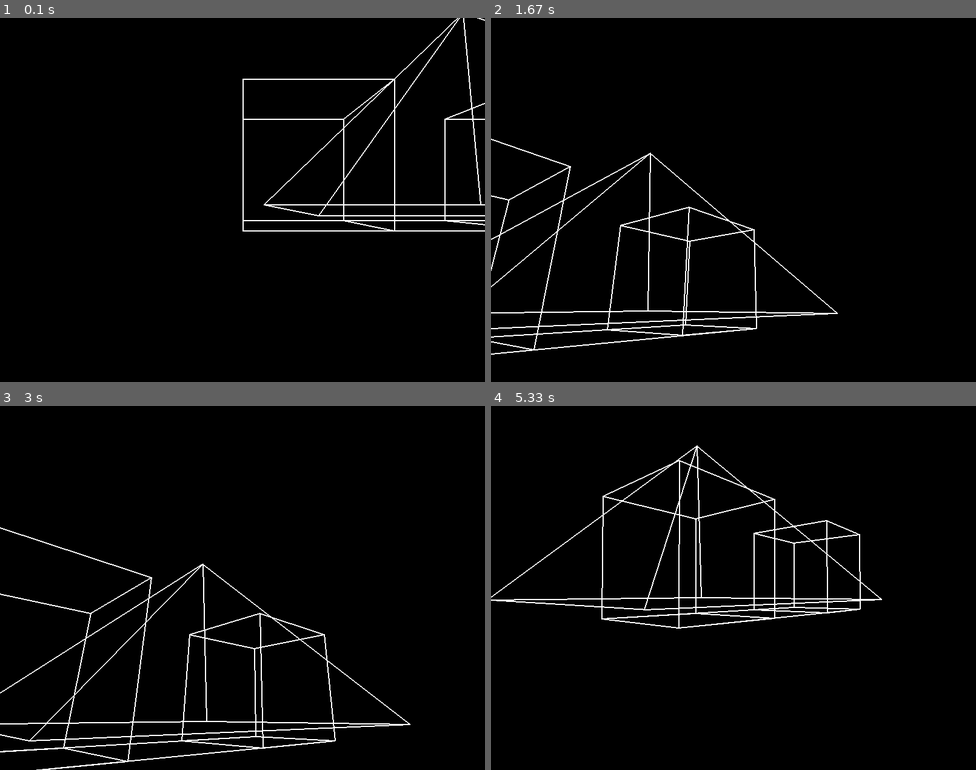
Above: before the commit, frames 1-4 (two rows, left to right).
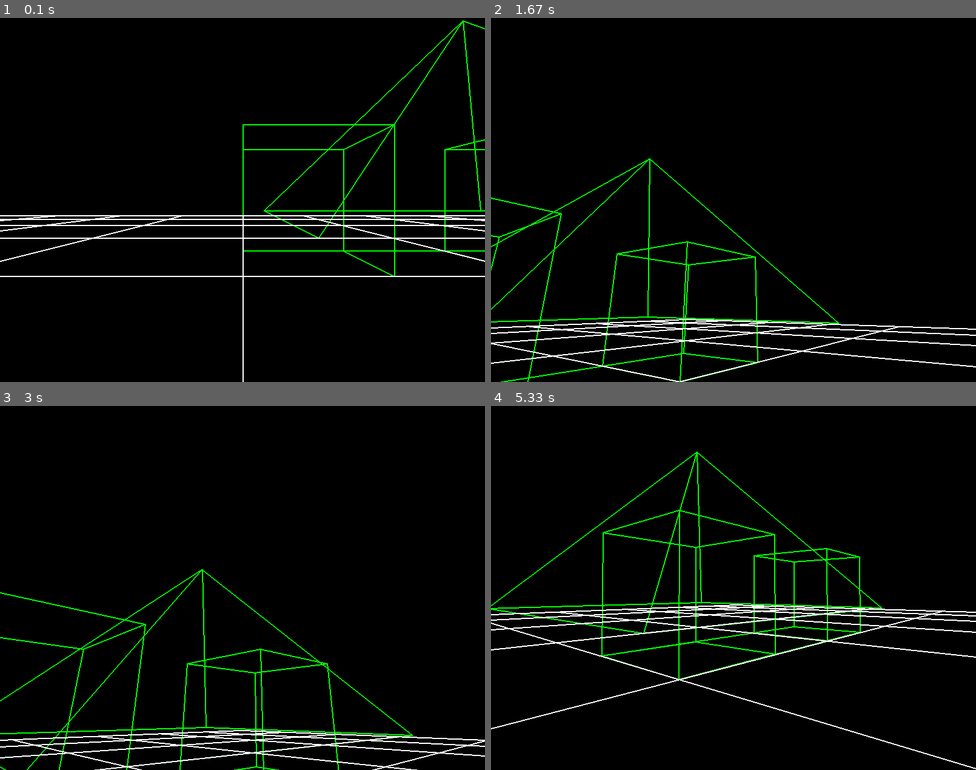
Above: after the commit, the same moments.

Repository: Anthony-Gambale/Pygame-3D
Game: pygame game, started from exmaple.py
Same seed, same stepped clock (60 frames per second), same inputs: the game is played once before the commit and once after it.
Inputs:
- Up to frame 1 (0.1 s): no input
- Up to frame 2 (1.67 s): hold Right 0.33-0.8 s; tap Shift at 0.83 s; tap S at 1.17 s; hold Up from 1.5 s (still down); hold W from 1.5 s (still down)
- Up to frame 3 (3 s): release Up at 1.8 s; release W at 1.8 s; hold Right 1.83-2.3 s; hold D 1.83-2.3 s; hold Left 2.33-2.87 s; hold A 2.33-2.87 s; hold Down from 2.9 s (still down); hold S from 2.9 s (still down)
- Up to frame 4 (5.33 s): release Down at 3.2 s; release S at 3.2 s; hold Left 3.23-3.63 s; hold A 3.23-3.63 s; hold Up 3.67-4.03 s; hold W 3.67-4.03 s; hold Right 4.07-4.7 s; hold D 4.07-4.7 s; hold Down 4.73-5.1 s; hold S 4.73-5.1 s; hold Left from 5.13 s (still down); hold A from 5.13 s (still down)

The runs differ from the first frame. In frame 1, 4.6% of the frame differs, in the area x 0-100%, y 0-100%; in frame 2, 4.9%; in frame 3, 5.2%; in frame 4, 6.0%, in the area x 0-100%, y 10-100%.

Commit message:
now has perfect drawing of partially obscured objects

Diff:
--- a/example_models/axes.txt
+++ /dev/null
@@ -1,7 +0,0 @@
-// lines for the axes
-// x axis
--1000,0,0,1000,0,0
-// y axis
-0,-1000,0,0,1000,0
-// z axis
-0,0,-1000,0,0,1000
--- /dev/null
+++ b/example_models/floor.txt
@@ -0,0 +1,27 @@
+// lines for the axes
+// first line for colour
+// x axis
+-1000,0,0,1000,0,0
+-1000,0,-200,1000,0,-200
+-1000,0,-400,1000,0,-400
+-1000,0,-600,1000,0,-600
+-1000,0,-800,1000,0,-800
+-1000,0,-1000,1000,0,-1000
+-1000,0,0,1000,0,0
+-1000,0,200,1000,0,200
+-1000,0,400,1000,0,400
+-1000,0,600,1000,0,600
+-1000,0,800,1000,0,800
+-1000,0,1000,1000,0,1000
+// z axis
+-200,0,-1000,-200,0,1000
+-400,0,-1000,-400,0,1000
+-600,0,-1000,-600,0,1000
+-800,0,-1000,-800,0,1000
+-1000,0,-1000,-1000,0,1000
+0,0,-1000,0,0,1000
+200,0,-1000,200,0,1000
+400,0,-1000,400,0,1000
+600,0,-1000,600,0,1000
+800,0,-1000,800,0,1000
+1000,0,-1000,1000,0,1000
--- a/exmaple.py
+++ b/exmaple.py
@@ -12,7 +12,9 @@
 plane_model = pygame3D.read_model(model_location + "plane_model.txt")
 pyramid_model = pygame3D.read_model(model_location + "big_pyramid.txt")
 line_model = pygame3D.read_model(model_location + "line.txt")
-axes_model = pygame3D.read_model(model_location + "axes.txt")
+floor_model = pygame3D.read_model(model_location + "floor.txt")
+
+pyramid_model, cube_model, plane_model = map(lambda x: x.set_colour("green"), [pyramid_model, cube_model, plane_model])
 
 # add models to scene
 scene.add_shape(pyramid_model, pygame3D.Vec3([100,0,400]))
@@ -20,7 +22,7 @@
 scene.add_shape(cube_model.clone(), pygame3D.Vec3([200, 0, 0]))
 scene.add_shape(plane_model)
 scene.add_shape(line_model, pygame3D.Vec3([1200,0,-500]))
-scene.add_shape(axes_model)
+scene.add_shape(floor_model)
 
 delay_time = 10
 v_rot = 0.002 * delay_time # radians per delay tick
--- a/pygame3D/camera.py
+++ b/pygame3D/camera.py
@@ -9,7 +9,7 @@
 class Camera():
 
 
-    def __init__(self, gravity=True, height=20):
+    def __init__(self, gravity=True, height=50):
 
         self.c = Vec3([0, height, 0]) # initialize the c vector to be 0,0,0
         self.n = Vec3([0, 0, 1]) # normal vector, pointing into the z axis from the origin. this is the direction the camera faces
@@ -42,6 +42,14 @@
 
 
     def move(self, keys, v_mov, v_rot):
+        if keys[pygame.K_LSHIFT]:
+            if not self.gravity: self.move_down(v_mov)
+        if keys[pygame.K_SPACE]:
+            if self.gravity:
+                #if self.c.elems[1] == self.height: self.fallspeed = -18
+                self.fallspeed -= 0.2
+            else:
+                self.move_up(v_mov)
         if keys[pygame.K_LEFT]:
             self.turn_y(-v_rot)
         if keys[pygame.K_RIGHT]:
@@ -58,13 +66,6 @@
             self.move_backward(v_mov)
         if keys[ord('d')]:
             self.move_right(v_mov)
-        if keys[pygame.K_LSHIFT]:
-            if not self.gravity: self.move_down(v_mov)
-        if keys[pygame.K_SPACE]:
-            if self.gravity:
-                if self.c.elems[1] == self.height: self.fallspeed = -4.5
-            else:
-                self.move_up(v_mov)
 
 
     def translate(self, m):
--- a/pygame3D/projection.py
+++ b/pygame3D/projection.py
@@ -15,21 +15,19 @@
     Tlines = [] # transformed lines
 
     for line in shp.lines:
-        Tlines.append(project_line(line, cam))
+        Tlines.append(project_line(line, cam, shp.colour))
 
     return Shape2D(Tlines)
 
 
-def project_line(lin, cam):
+def project_line(lin, cam, colour):
     """ take in Line3D lin and Camera cam, and project it to 2D. """
-    # colour
-    colour = "white"
 
     # copy the line
     l = lin.copy()
 
     # check if its behind the camera. if so, don't draw it
-    if cam.isBehind(l.p1) or cam.isBehind(l.p2):
+    if cam.isBehind(l.p1) and cam.isBehind(l.p2):
         return None
 
     # transform each point
@@ -37,8 +35,14 @@
     Tp2 = project_point(l.p2, cam)
 
     # check if points are behind screen. if so, change transformation
-    if cam.isBehind(l.p1): colour = "red"
-    if cam.isBehind(l.p2): colour = "red"
+    if cam.isBehind(l.p1):
+        Tp1 = get_coords(find_intersection(l.p1, l.p2, cam), cam)
+        Tp1 = Tp2.add(Tp1.sub(Tp2).scale(-1))
+        return Line2D(Tp1, Tp2, colour).extend(1) # 2D line of Vec2D points
+    if cam.isBehind(l.p2):
+        Tp2 = get_coords(find_intersection(l.p1, l.p2, cam), cam)
+        Tp2 = Tp1.add(Tp2.sub(Tp1).scale(-1))
+        return Line2D(Tp1, Tp2, colour).extend(2) # 2D line of Vec2D points
 
     # return a 2 dimensional line with the transformed points
     return Line2D(Tp1, Tp2, colour) # 2D line of Vec2D points
@@ -57,19 +61,15 @@
 def get_coords(p, cam):
     """take the coordinates of a 3D point that lies on the camera plane, and vector project it onto the basis unit vectors to get 2D
     screen coordinates"""
-    x = p.project(cam.bx)
-    y = p.project(cam.by)
+    d = cam.s.sub(p)
+    x = d.project(cam.bx)
+    y = d.project(cam.by)
     return Vec2([x, y])
 
 
 def project_point(p, cam):
     """ project 3D point onto 3D camera plane, then transform intersection point from 3D camera plane into 2D pixel coordinate space. """
-
     # find the intersection
     x = find_intersection(p, cam.c, cam)
-
-    # find the relative distance from the centre to x
-    d = cam.s.sub(x)
-
     # turn the 3D relative distance into a 2D vector, pointing from the centre of the screen
-    return get_coords(d, cam)
+    return get_coords(x, cam)
--- a/pygame3D/scene.py
+++ b/pygame3D/scene.py
@@ -38,6 +38,13 @@
 
         pygame.draw.line(window, self.colour, (x1,y1), (x2,y2), 2)
 
+    def extend(self, point):
+        if point==1:
+            self.p1 = self.p1.add(self.p1.sub(self.p2).scale(1000))
+        elif point==2:
+            self.p2 = self.p2.add(self.p2.sub(self.p1).scale(1000))
+        return self
+
 
 class Line3D(Line):
     def gradient(self):
@@ -47,8 +54,9 @@
 
 """Shapes"""
 class Shape():
-    def __init__(self, edges):
+    def __init__(self, edges, colour="white"):
         self.lines = edges # list of line2D or line3D objects
+        self.colour = colour
 
     # shift a shape in an image
     def shift(self, vector):
@@ -60,6 +68,10 @@
     # clone yourself
     def clone(self):
         return deepcopy(self)
+
+    def set_colour(self, colour):
+        self.colour = colour
+        return self
 
 class Shape2D(Shape):
     def draw(self, window):
